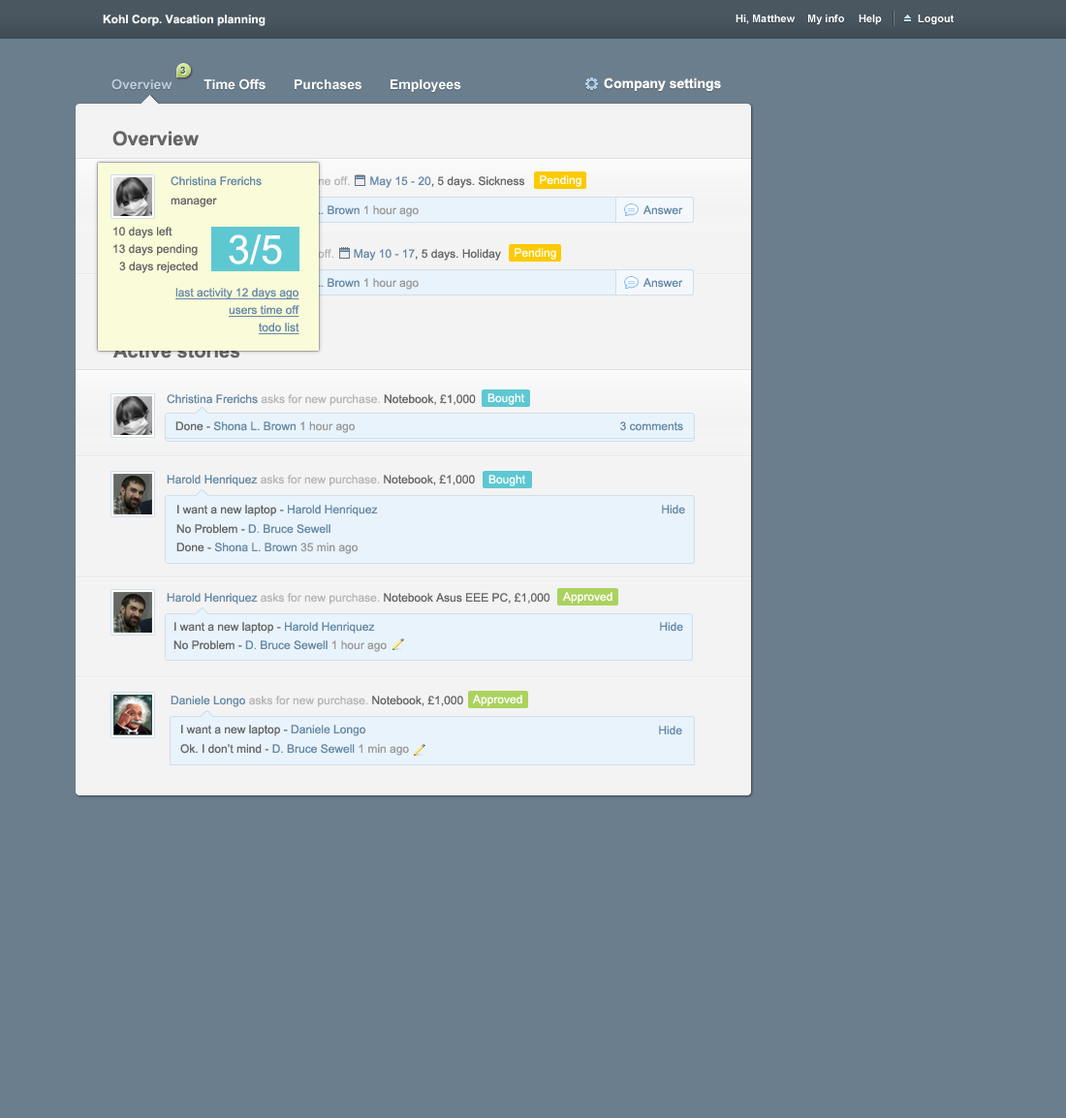
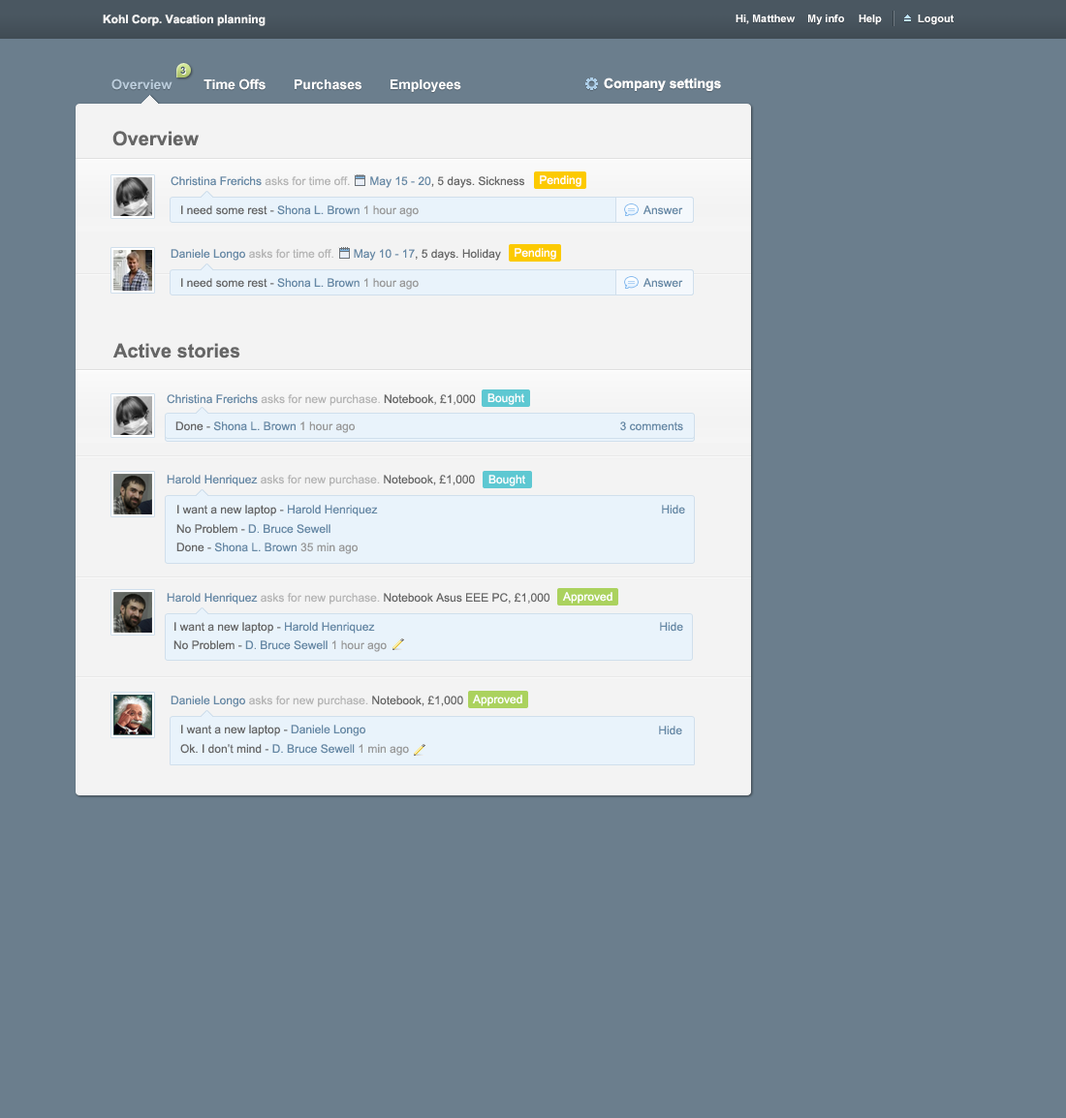
The second 1066 × 1118 image is a revision of the first. Changes to its layers:
hid group "Group 21" (17 layers) over (97, 162, 319, 351)
painted on "Shape 35 copy", masked it over (508, 244, 561, 262)
painted on "Shape 35 copy 3", masked it over (533, 171, 587, 189)
painted on "Shape 35", masked it over (467, 690, 528, 707)
painted on "Shape 35 copy 4", masked it over (481, 389, 530, 405)
painted on "Shape 35 copy 5", masked it over (482, 470, 532, 487)
painted on "Shape 35 copy 6", masked it over (557, 588, 619, 604)
painted on "Shape 15", masked it over (588, 80, 595, 88)
